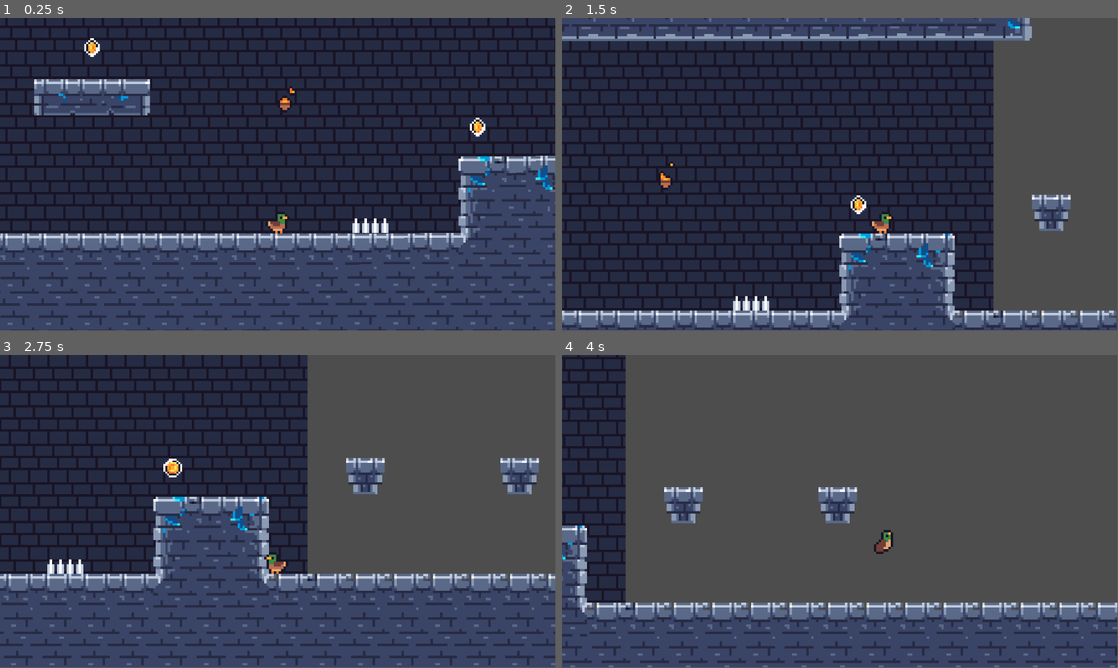
Above: before the commit, frames 1-4 (two rows, left to right).
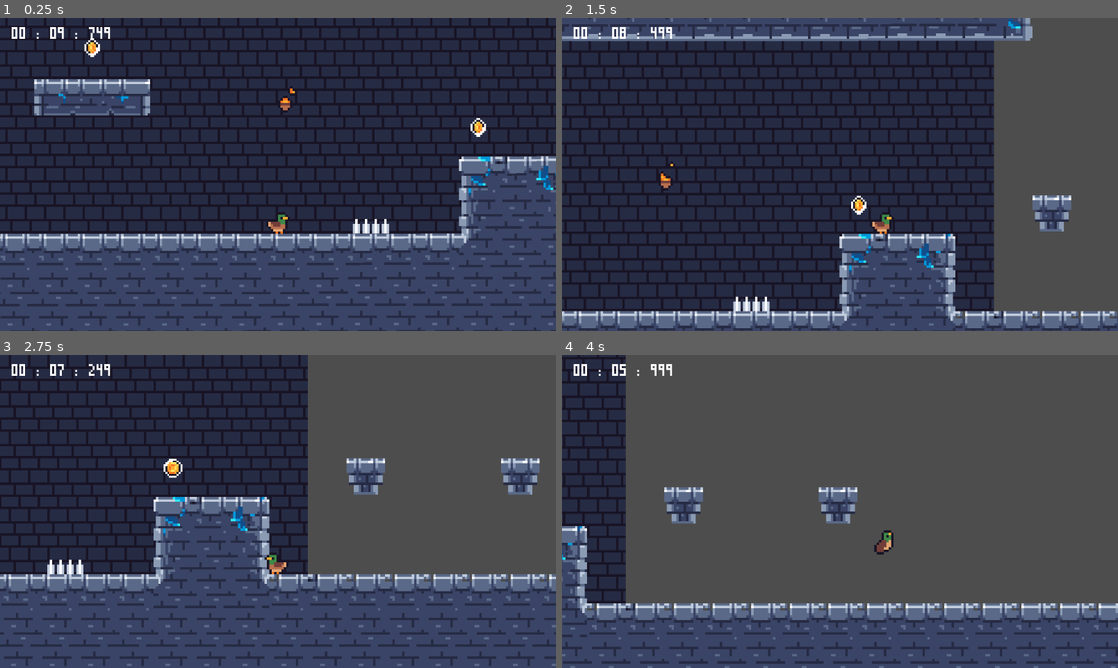
Above: after the commit, the same moments.

Repository: Lmwebb/GMTK-2025-LoopPond
Game: Godot game, scene res://scene/game.tscn
Two runs of this game, one before a commit and one after it. Both use one fixed random seed, a clock stepped at 60 frames per second and the inputs below.
Inputs:
- Up to frame 1 (0.25 s): no input
- Up to frame 2 (1.5 s): hold D (move_right) from 0.53 s (still down); tap Space (jump) at 0.77 s
- Up to frame 3 (2.75 s): tap Space (jump) at 1.52 s; release D (move_right) at 2.03 s; hold Left (move_left) from 2.03 s (still down)
- Up to frame 4 (4 s): release Left (move_left) at 2.78 s; hold D (move_right) from 2.78 s (still down); tap Space (jump) at 3.02, 3.77 s
In our replay, the window is 799x449 before the commit and 800x450 after it. These sizes can differ from the game's own. Grey fills any space a smaller window leaves; there, only what the larger window draws over its background counts as a difference.

The runs differ from the first frame. In frame 1, 4.4% of the frame differs, in the area x 0-100%, y 0-100%; in frame 2, 4.0%; in frame 3, 3.7%; in frame 4, 3.0%.

Commit message:
feat: clock, font, and globalTimer added

Diff:
--- a/gmtk-2025/project.godot
+++ b/gmtk-2025/project.godot
@@ -14,6 +14,19 @@
 run/main_scene="uid://dtwck61s1f864"
 config/features=PackedStringArray("4.4", "Forward Plus")
 config/icon="res://icon.svg"
+
+[autoload]
+
+GlobalTimer="*res://scripts/globalTimer.gd"
+
+[display]
+
+window/stretch/mode="viewport"
+window/stretch/aspect="expand"
+
+[global_group]
+
+clock=""
 
 [input]
 
--- /dev/null
+++ b/gmtk-2025/scene/clock.tscn
@@ -0,0 +1,20 @@
+[gd_scene load_steps=3 format=3 uid="uid://cqvkkqw7wvci4"]
+
+[ext_resource type="FontFile" uid="uid://ndemc3px6ael" path="res://assets/font/PixelStormMini.ttf" id="1_3eduw"]
+[ext_resource type="Script" uid="uid://dvqu0gsxvlj20" path="res://scripts/clock.gd" id="1_fybr8"]
+
+[node name="clock" type="Node"]
+
+[node name="Timer" type="Timer" parent="."]
+wait_time = 5.0
+
+[node name="Label" type="Label" parent="."]
+offset_left = 24.0
+offset_right = 152.0
+offset_bottom = 51.0
+theme_override_fonts/font = ExtResource("1_3eduw")
+theme_override_font_sizes/font_size = 64
+text = "00:00:000"
+script = ExtResource("1_fybr8")
+
+[connection signal="timeout" from="Timer" to="Label" method="_on_timer_timeout"]
--- a/gmtk-2025/scene/game.tscn
+++ b/gmtk-2025/scene/game.tscn
@@ -1,6 +1,7 @@
-[gd_scene load_steps=15 format=4 uid="uid://dtwck61s1f864"]
+[gd_scene load_steps=16 format=4 uid="uid://dtwck61s1f864"]
 
 [ext_resource type="Texture2D" uid="uid://hbhcpxxg6y04" path="res://assets/tileset/tileset16x16.png" id="1_5kiuu"]
+[ext_resource type="PackedScene" uid="uid://cqvkkqw7wvci4" path="res://scene/clock.tscn" id="1_17rxn"]
 [ext_resource type="Texture2D" uid="uid://ckhxs6u3wfq4x" path="res://assets/cave/tileset16x16.png" id="1_33cqm"]
 [ext_resource type="PackedScene" uid="uid://c075t1qmk0a7l" path="res://scene/player.tscn" id="2_dbls1"]
 [ext_resource type="PackedScene" uid="uid://crwpv1th0dlbv" path="res://scene/coin.tscn" id="3_p1ry8"]
@@ -212,6 +213,10 @@
 
 [node name="Game" type="Node2D"]
 
+[node name="CanvasLayer" type="CanvasLayer" parent="."]
+
+[node name="clock" parent="CanvasLayer" instance=ExtResource("1_17rxn")]
+
 [node name="TileMap" type="Node2D" parent="."]
 
 [node name="Background" type="TileMapLayer" parent="TileMap"]
--- /dev/null
+++ b/gmtk-2025/scripts/clock.gd
@@ -0,0 +1,38 @@
+extends Node
+
+@onready var label: Label = $"."
+@onready var timer: Timer = $"../Timer"
+@onready var player: CharacterBody2D = $Player
+
+var time = 10
+signal timer_done()
+
+func _ready() -> void:
+	print("GlobalTimer just before time", int(GlobalTimer.timer))
+	time += GlobalTimer.timer
+	print("this is time", time)
+	timer.wait_time = time
+	# Maybe change
+	GlobalTimer.timer = 0
+	print(timer.wait_time, "timer wait time")
+	timer.start()
+
+func _process(delta):
+	label.text = time_to_string()
+
+
+# Converts time to string miliseconds, seconds, and minutes
+func time_to_string() -> String:
+	var time_left = timer.time_left
+	var msec = fmod(time_left, 1) * 1000
+	var sec = fmod(time_left, 60)
+	var minute = time_left / 60
+	var format_string = "%02d : %02d : %02d"
+	var actual_string = format_string % [minute, sec, msec]
+	return actual_string
+
+func _on_timer_timeout() -> void:
+	get_tree().reload_current_scene()
+	#_ready()
+	#player.reset_position()
+	#emit_signal("Timer is done", timer_done)
--- /dev/null
+++ b/gmtk-2025/scripts/globalTimer.gd
@@ -0,0 +1,4 @@
+extends Node
+
+var timer = 0
+var position = 0
--- a/gmtk-2025/scripts/heart.gd
+++ b/gmtk-2025/scripts/heart.gd
@@ -1,6 +1,4 @@
 extends Area2D
-
-
 
 func _on_body_entered(body: Node2D) -> void:
 	queue_free()
Binary file added: gmtk-2025/assets/font/PixelStormMini.ttf
Not shown, added: gmtk-2025/assets/font/PixelStormMini.ttf.import
Not shown, added: gmtk-2025/scripts/clock.gd.uid
Not shown, added: gmtk-2025/scripts/globalTimer.gd.uid
Not shown, added: gmtk-2025/scene/game.tscn356992909.tmp
Not shown, added: gmtk-2025/scene/game.tscn368477987.tmp
